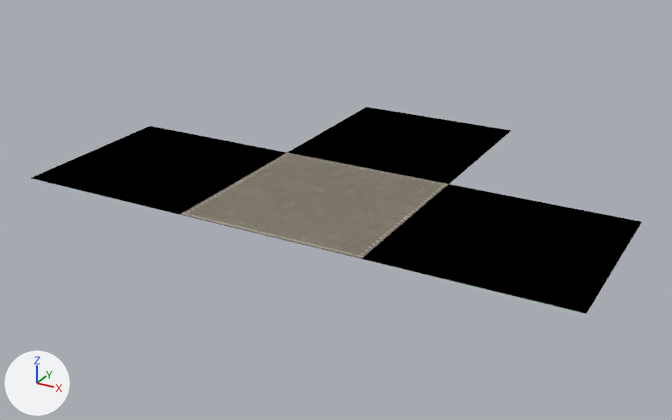
Before and after pictures for a commit that changed the Blender file Blender/Blender files/Roads/Double file/Clean/T.blend.
Camera for both pictures: a camera (50 mm lens) standing at (2618.0, -4549.0, 2225.0) and looking at (-111.0, 411.0, -256.0). Every picture has the same lights, and +X, +Y and +Z are marked at lower left.

The scene before the commit, as lines of its bpy script (objects in view):
```python
ob_road11 = bpy.data.objects.new('Road11', me_cube_010)
ob_road11.location = (1500.0, 300.0, 0.0)
ob_road11.scale = (1.0, 1.0, 0.00333)
ob_road12 = bpy.data.objects.new('Road12', me_cube_011)
ob_road12.location = (1500.0, -300.0, 0.0)
ob_road12.scale = (1.0, 1.0, 0.00333)
ob_road13 = bpy.data.objects.new('Road13', me_cube_012)
ob_road13.location = (-300.0, 1500.0, 0.0)
ob_road13.rotation_euler = (0.0, 0.0, 1.571)  # degrees (0, 0, 90)
ob_road13.scale = (1.0, 1.0, 0.00333)
ob_road15 = bpy.data.objects.new('Road15', me_cube_014)
ob_road15.location = (300.0, 1500.0, 0.0)
ob_road15.rotation_euler = (0.0, 0.0, 1.571)  # degrees (0, 0, 90)
ob_road15.scale = (1.0, 1.0, 0.00333)
ob_road5 = bpy.data.objects.new('Road5', me_cube_004)
ob_road5.location = (-1500.0, 300.0, 0.0)
ob_road5.scale = (1.0, 1.0, 0.00333)
ob_road6 = bpy.data.objects.new('Road6', me_cube_005)
ob_road6.location = (-1500.0, -300.0, 0.0)
ob_road6.scale = (1.0, 1.0, 0.00333)
ob_road7 = bpy.data.objects.new('Road7', me_cube_006)
ob_road7.location = (-900.0, 300.0, 0.0)
ob_road7.scale = (1.0, 1.0, 0.00333)
# also in view: 'Road9' at (900.0, 300.0, 0.0); 'Road14' at (-300.0, 900.0, 0.0); 'Road' at (-300.0, 300.0, 0.0); 'Road10' at (900.0, -300.0, 0.0); 'Road8' at (-900.0, -300.0, 0.0)
```
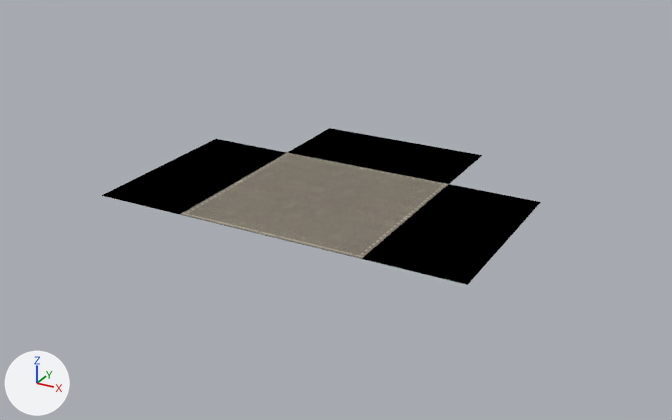
Where the change shows, as pixel boxes [x1, y1, x2, y2] in the pictures (672 x 420 px):
'Road12', deleted (black)
    before: [468, 240, 617, 314]
'Road11', deleted (black)
    before: [508, 202, 642, 263]
'Road6', deleted (black)
    before: [32, 150, 162, 196]
'Road5', deleted (black)
    before: [96, 126, 215, 165]
'Road15', deleted (black)
    before: [404, 118, 511, 155]
'Road13', deleted (black)
    before: [331, 107, 436, 141]

Diff of the bpy script that builds the scene:
```diff
--- a/Blender/Blender files/Roads/Double file/Clean/T.blend.py
+++ b/Blender/Blender files/Roads/Double file/Clean/T.blend.py
@@ ob_road5 @@
-ob_road5 = bpy.data.objects.new('Road5', me_cube_004)
-ob_road5.location = (-1500.0, 300.0, 0.0)
-ob_road5.scale = (1.0, 1.0, 0.00333)
@@ ob_road6 @@
-ob_road6 = bpy.data.objects.new('Road6', me_cube_005)
-ob_road6.location = (-1500.0, -300.0, 0.0)
-ob_road6.scale = (1.0, 1.0, 0.00333)
@@ ob_road11 @@
-ob_road11 = bpy.data.objects.new('Road11', me_cube_010)
-ob_road11.location = (1500.0, 300.0, 0.0)
-ob_road11.scale = (1.0, 1.0, 0.00333)
@@ ob_road12 @@
-ob_road12 = bpy.data.objects.new('Road12', me_cube_011)
-ob_road12.location = (1500.0, -300.0, 0.0)
-ob_road12.scale = (1.0, 1.0, 0.00333)
@@ ob_road13 @@
-ob_road13 = bpy.data.objects.new('Road13', me_cube_012)
-ob_road13.location = (-300.0, 1500.0, 0.0)
-ob_road13.rotation_euler = (0.0, 0.0, 1.571)  # degrees (0, 0, 90)
-ob_road13.scale = (1.0, 1.0, 0.00333)
@@ ob_road15 @@
-ob_road15 = bpy.data.objects.new('Road15', me_cube_014)
-ob_road15.location = (300.0, 1500.0, 0.0)
-ob_road15.rotation_euler = (0.0, 0.0, 1.571)  # degrees (0, 0, 90)
-ob_road15.scale = (1.0, 1.0, 0.00333)
```
